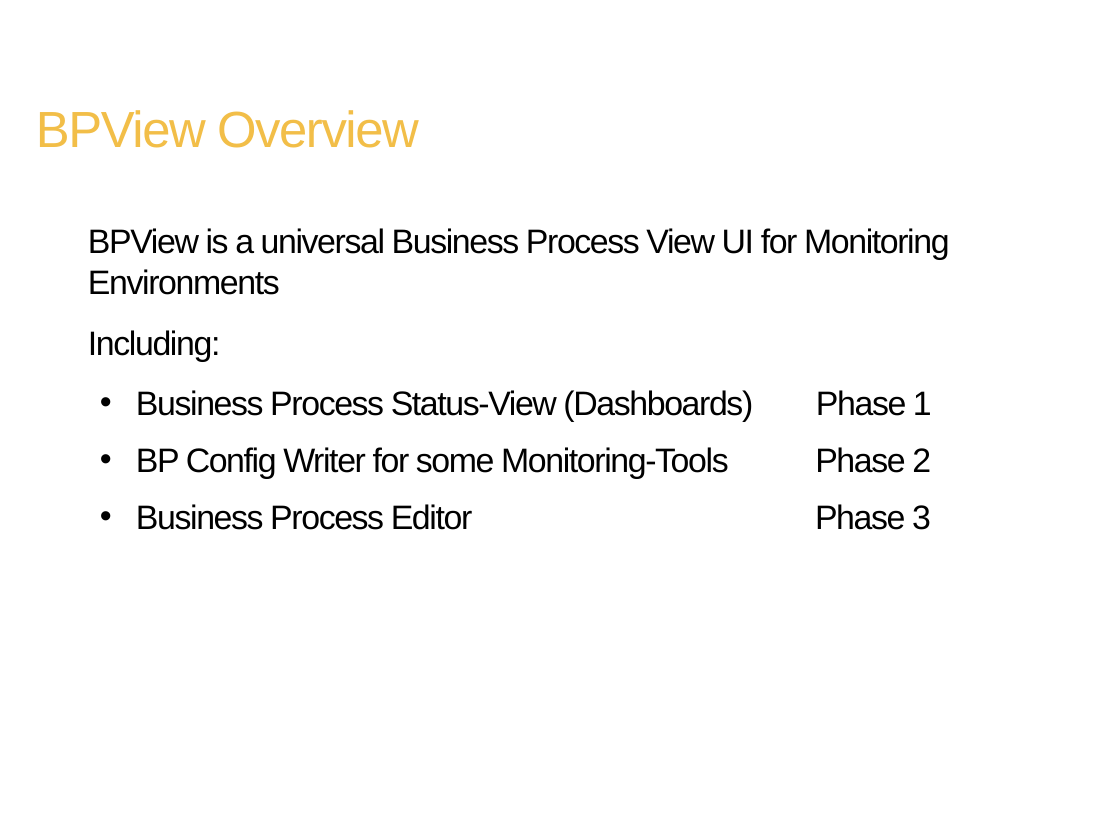
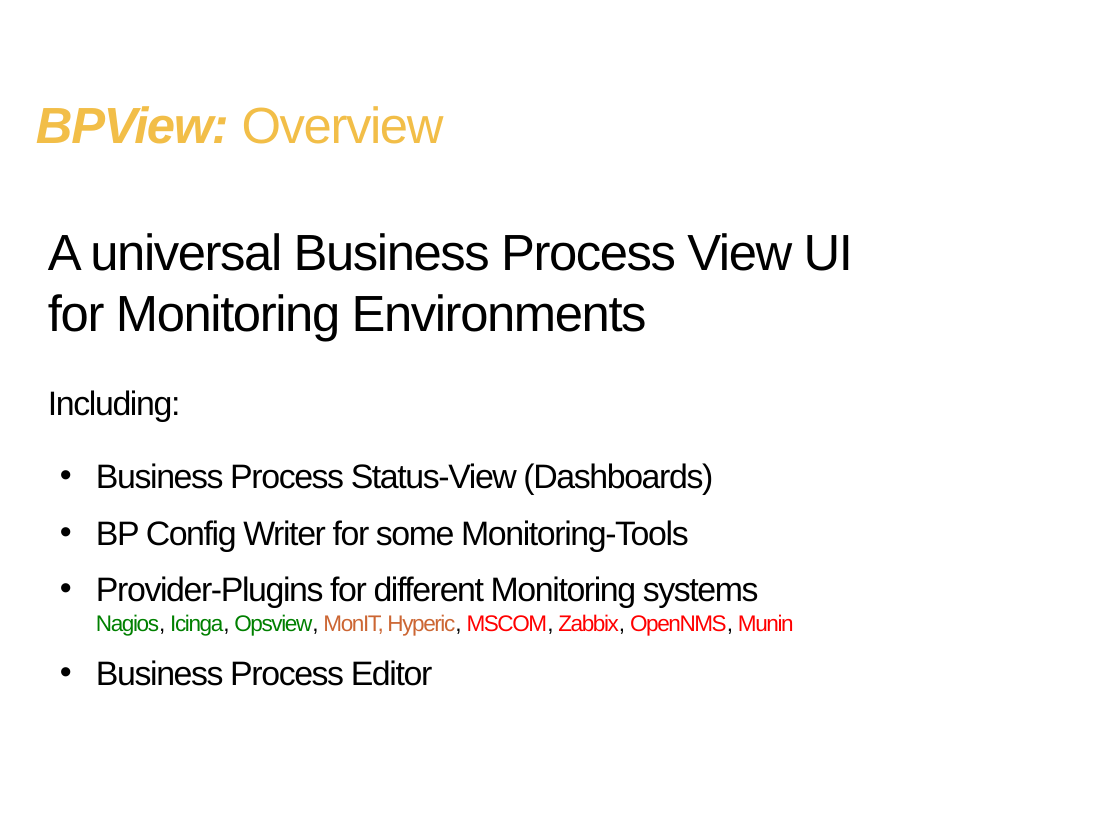
Before and after one commit to BPView/BPView, a slide deck: slide 2 of docs/BPView - The_Project.odp. Drawn at 1120x840 pixels with LibreOffice and Linux fonts; fonts in the diff are those of the drawing; background and template pictures are left out. Boxes give left, top, right and bottom in pixels: in the first picture for what was removed or moved away, otherwise in the second. Text is boxed around its words. In the diff, an @@ line names an element or a change of style, - is before the commit and + after.

Commit message:
presentation

```diff
--- a/docs/BPView - The_Project.odp
+++ b/docs/BPView - The_Project.odp
@@ title at (36, 106, 444, 144): text changed @@
-BPView Overview
+BPView: Overview
@@ text "A universal Business Process View ...": place and size @@
-text "A universal Business Process View ..." at (88, 228, 950, 530)
+text "A universal Business Process View ..." at (48, 233, 853, 686)
@@ text at (48, 233, 853, 342): text changed; size 24 to 36 pt @@
-BPView is a universal Business Process View UI for Monitoring Environments
+A universal Business Process View UI
+for Monitoring Environments
@@ text at (48, 390, 180, 422): more space between paragraphs @@
@@ text at (96, 463, 794, 686): text changed @@
-  • Business Process Status-View (Dashboards) Phase 1
-  • BP Config Writer for some Monitoring-Tools Phase 2
-  • Business Process Editor Phase 3
+  • Business Process Status-View (Dashboards)
+  • BP Config Writer for some Monitoring-Tools
+  • Provider-Plugins for different Monitoring systems
+    Nagios, Icinga, Opsview, MonIT, Hyperic, MSCOM, Zabbix, OpenNMS, Munin
+  • Business Process Editor
```
Also in this commit, not shown: 1 other slide changed, 6 slides added.
